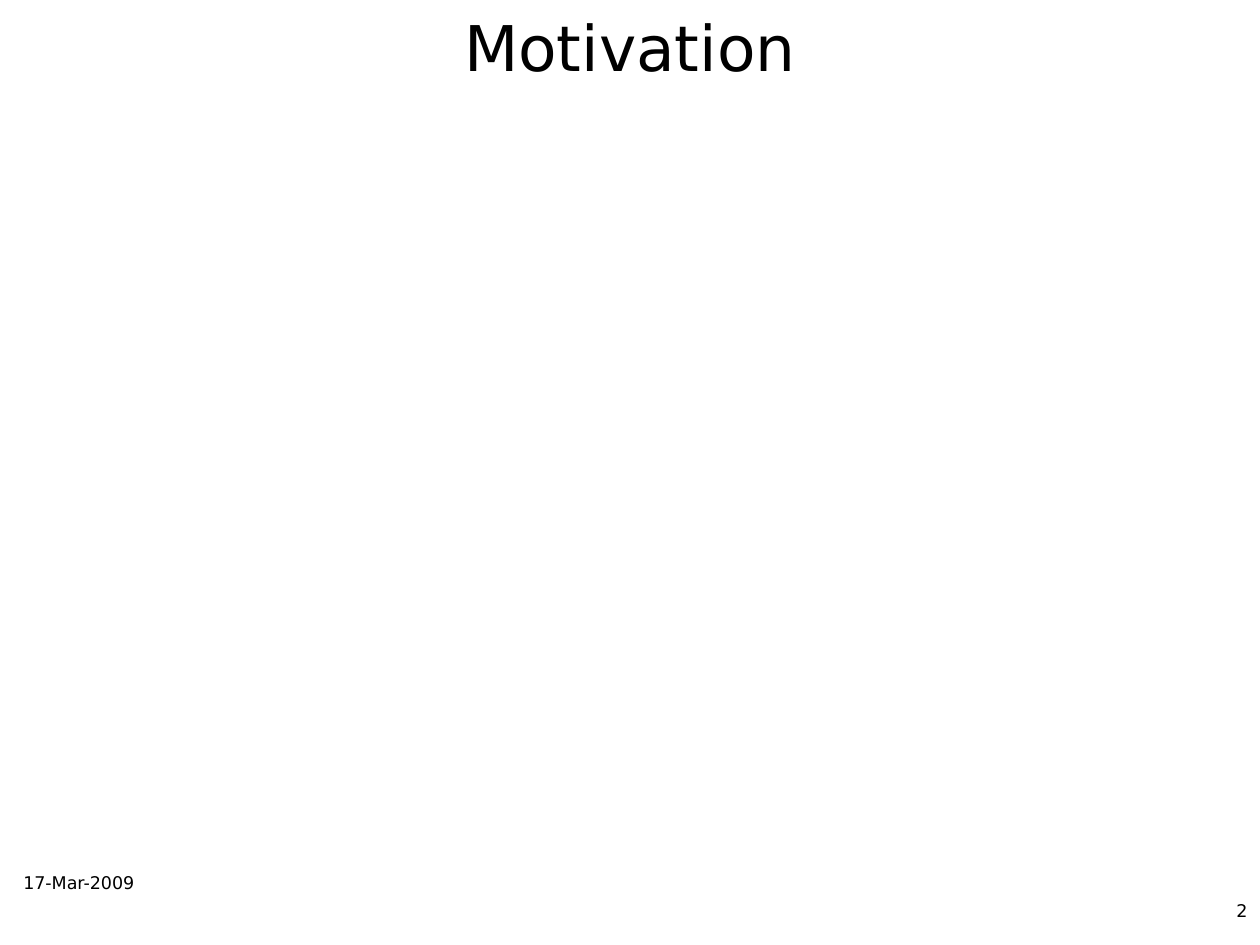
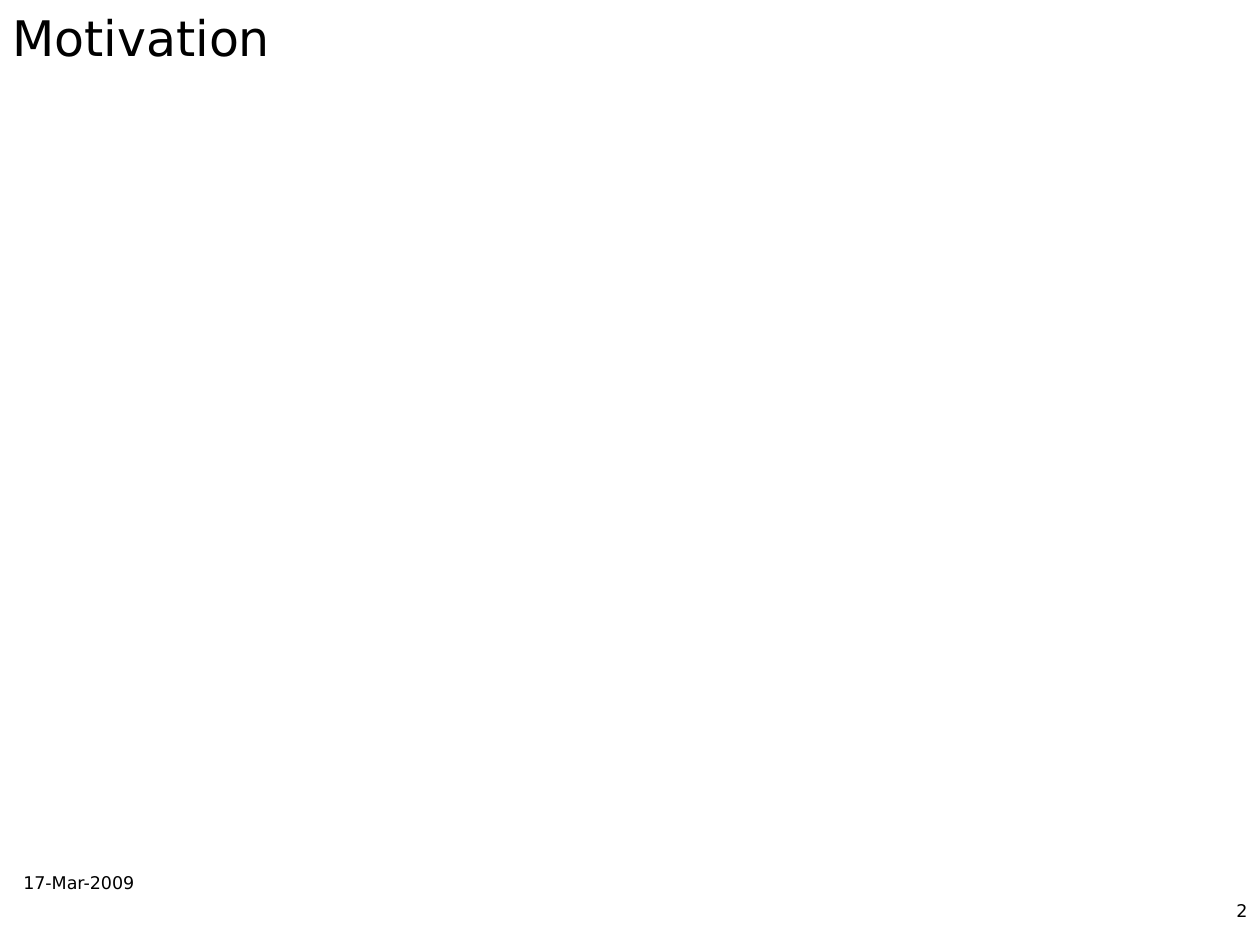
Before and after one commit to AnarManafov/PoDDocumentation, a slide deck: slide 2 of CHEP/CHEP2009/CHEP2009-PoD-AnarManafov.ppt. Drawn at 1260x945 pixels with LibreOffice and Linux fonts; fonts in the diff are those of the drawing; background and template pictures are left out. Boxes give left, top, right and bottom in pixels: in the first picture for what was removed or moved away, otherwise in the second. Text is boxed around its words. In the diff, an @@ line names an element or a change of style, - is before the commit and + after.

```diff
--- a/CHEP/CHEP2009/CHEP2009-PoD-AnarManafov.ppt
+++ b/CHEP/CHEP2009/CHEP2009-PoD-AnarManafov.ppt
@@ title "Motivation" at (x1=12, y1=18, x2=270, y2=57): size 36 to 28 pt; alignment centre to left @@
```
Also in this commit, not shown: 5 other slides changed, 2 slides added, 1 slide removed.
